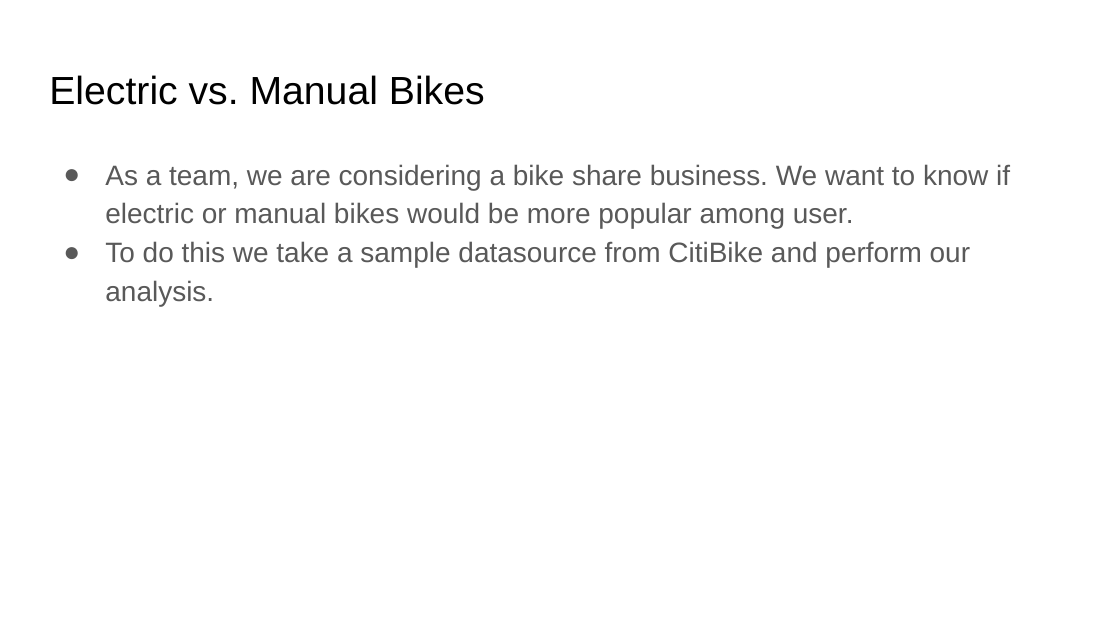
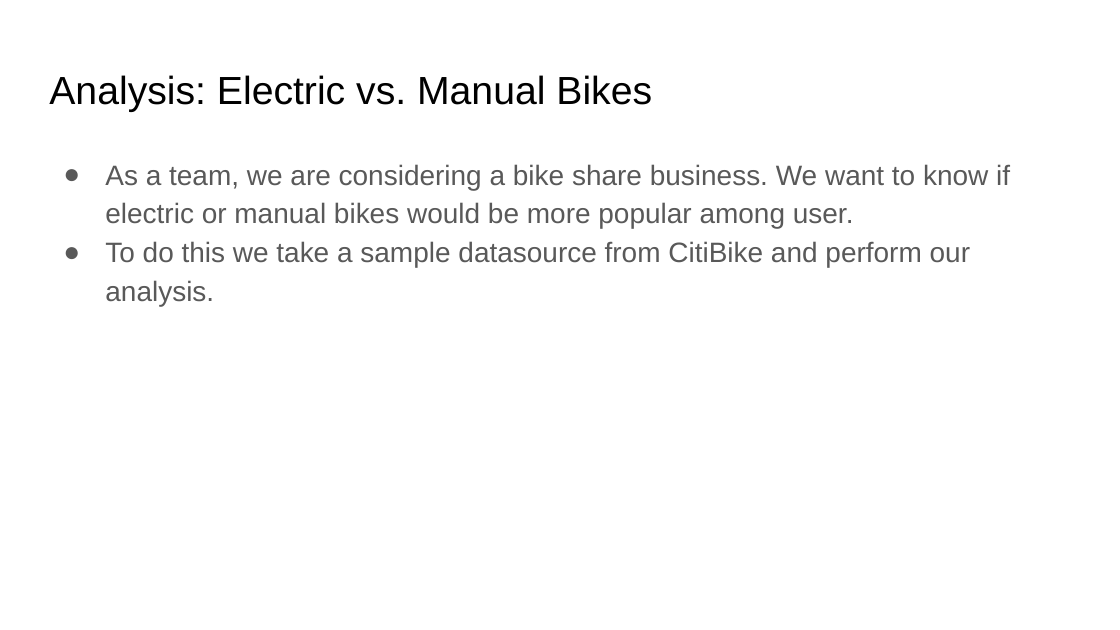
Before and after one commit to Tony-Lew/Team_3_Project, a slide deck: slide 2 of Dashboard Blueprint.pptx. Drawn at 1120x630 pixels with LibreOffice and Linux fonts; fonts in the diff are those of the drawing. Boxes give left, top, right and bottom in pixels: in the first picture for what was removed or moved away, otherwise in the second. Text is boxed around its words. In the diff, an @@ line names an element or a change of style, - is before the commit and + after.

```diff
--- a/Dashboard Blueprint.pptx
+++ b/Dashboard Blueprint.pptx
@@ title at (49,75,652,112): text changed @@
-Electric vs. Manual Bikes
+Analysis: Electric vs. Manual Bikes
```
Also in this commit, not shown: 1 slide added.
